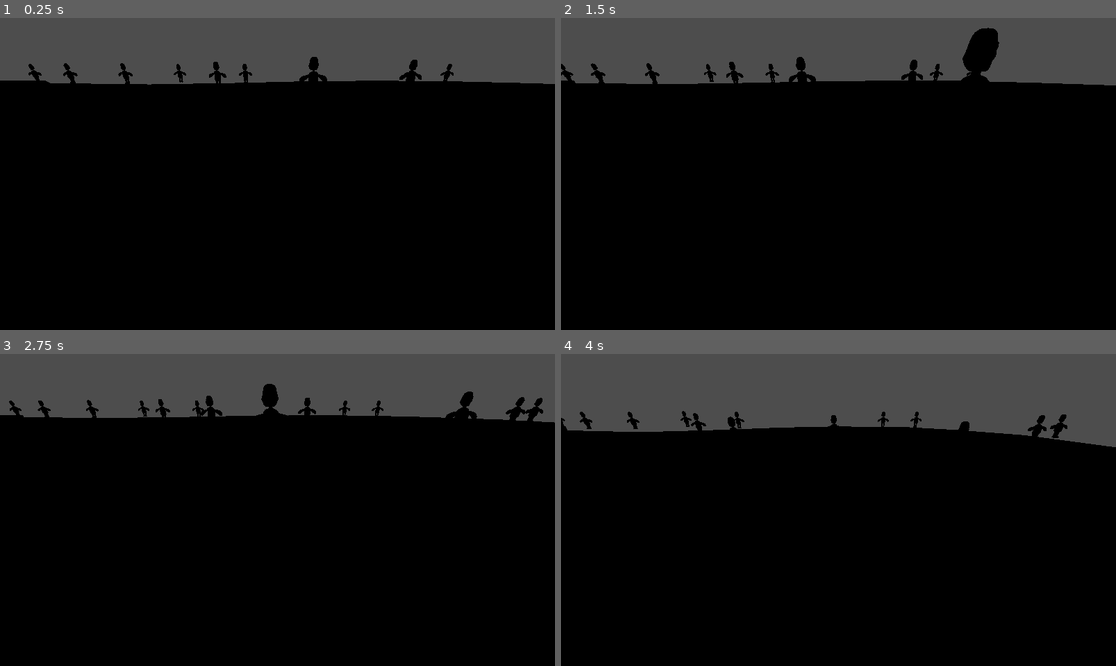
Above: before the commit, frames 1-4 (two rows, left to right).
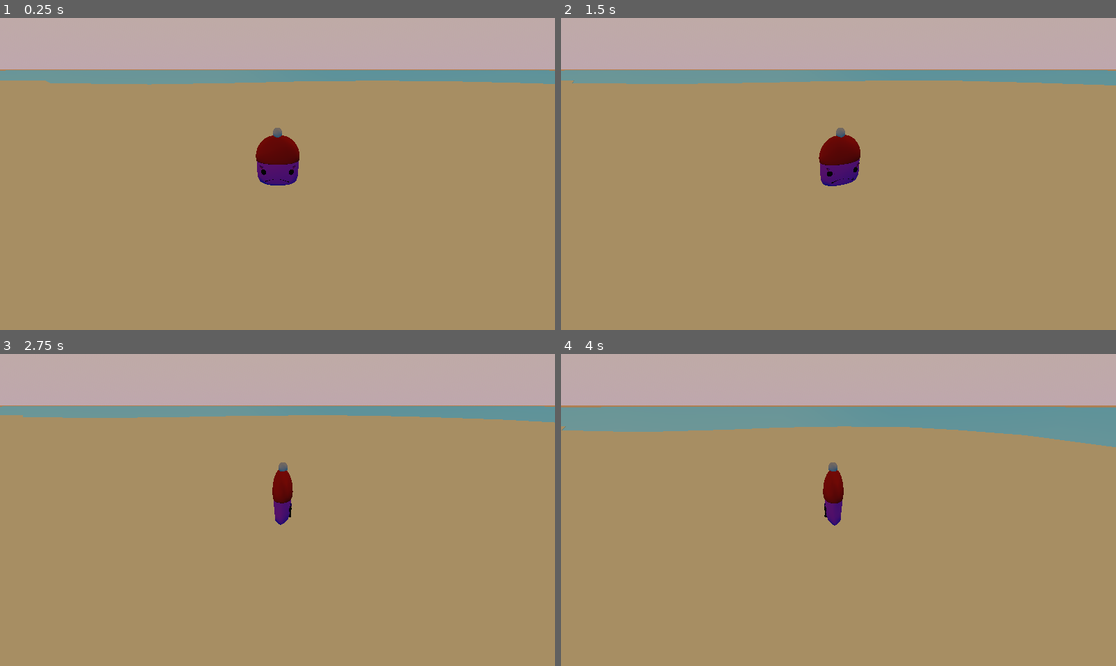
Above: after the commit, the same moments.

Repository: ChickenStorm/epic_game_jam_2023
Game: Godot game, scene res://world/Island.tscn
The game is run twice, just before and just after one commit, with the same random seed, the same clock (stepped at 60 frames per second) and the same inputs. This scene is started directly instead of the project's main scene.
Inputs (mouse positions are in pixels of both pictures, inside the frame that each line leads up to):
- Up to frame 1 (0.25 s): no input
- Up to frame 2 (1.5 s): tap Enter at 0.5 s; move the mouse to (960, 158) at 0.52 s; press the mouse at (960, 158) at 0.53 s; hold D (move_right) 0.53-1.28 s; tap Space (jump) at 0.77 s; move the mouse to (727, 189) at 1.27 s; release the mouse at (727, 189) at 1.28 s; hold S (move_back) from 1.28 s (still down); tap W (move_front) at 1.35 s
- Up to frame 3 (2.75 s): tap Space (jump) at 1.52 s; move the mouse to (333, 441) at 2.02 s; release S (move_back) at 2.03 s; press the mouse at (333, 441) at 2.03 s; hold D (move_right) from 2.03 s (still down)
- Up to frame 4 (4 s): move the mouse to (810, 572) at 2.77 s; release the mouse at (810, 572) at 2.78 s; tap W (move_front) at 2.85 s; tap Space (jump) at 3.02, 3.77 s; move the mouse to (1005, 556) at 3.52 s; release D (move_right) at 3.53 s; press the mouse at (1005, 556) at 3.53 s; hold A (move_left) from 3.53 s (still down)

The runs differ from the first frame. In frame 1, 100% of the frame differs, in the area x 0-100%, y 0-100%; in frame 2, 100%; in frame 3, 100%; in frame 4, 100%.

Commit message:
add tree and wall spawner

Diff:
--- a/world/Island.tscn
+++ b/world/Island.tscn
@@ -1,10 +1,40 @@
-[gd_scene load_steps=3 format=3 uid="uid://bmedllx6nsg3o"]
+[gd_scene load_steps=8 format=3 uid="uid://bmedllx6nsg3o"]
 
 [ext_resource type="Script" path="res://world/island.gd" id="1_6fru6"]
 [ext_resource type="Material" uid="uid://dwpxqxeiq8n0l" path="res://world/sand.tres" id="2_5etcd"]
+[ext_resource type="Material" uid="uid://4kept4umdktw" path="res://world/water.tres" id="3_disyu"]
+
+[sub_resource type="PlaneMesh" id="PlaneMesh_06gcw"]
+
+[sub_resource type="ProceduralSkyMaterial" id="ProceduralSkyMaterial_kysjk"]
+sky_top_color = Color(1, 0.913725, 0.823529, 1)
+sky_horizon_color = Color(0.996078, 0.870588, 0.905882, 1)
+sky_curve = 0.184672
+ground_bottom_color = Color(0, 0.67451, 0.992157, 1)
+ground_horizon_color = Color(0.988235, 0.662745, 0.384314, 1)
+ground_curve = 0.0136604
+sun_angle_max = 45.48
+sun_curve = 0.643064
+
+[sub_resource type="Sky" id="Sky_fnpcg"]
+sky_material = SubResource("ProceduralSkyMaterial_kysjk")
+
+[sub_resource type="Environment" id="Environment_1eguw"]
+background_mode = 2
+background_energy_multiplier = 0.75
+sky = SubResource("Sky_fnpcg")
+ssr_fade_in = 0.212132
+glow_intensity = 1.32
+volumetric_fog_density = 0.0
 
 [node name="Island" type="Node3D"]
 script = ExtResource("1_6fru6")
+
+[node name="MeshInstance3D" type="MeshInstance3D" parent="."]
+transform = Transform3D(1000, 0, 0, 0, 100, 0, 0, 0, 1000, 0, 0.9, 0)
+mesh = SubResource("PlaneMesh_06gcw")
+skeleton = NodePath("")
+surface_material_override/0 = ExtResource("3_disyu")
 
 [node name="CSGCombiner3D" type="CSGCombiner3D" parent="."]
 visible = false
@@ -39,3 +69,6 @@
 transform = Transform3D(1, 0, 0, 0, -4.37114e-08, -1, 0, 1, -4.37114e-08, -4.29739, 0, -3.12092)
 depth = 10.0
 polygon = PackedVector2Array(2.66069, 1.44209, 15.5815, 3.77719, 34.885, 2.99882, 50.9193, 0.8194, 60.8823, -9.45501, 6 …(525 unchanged characters)…
+
+[node name="WorldEnvironment" type="WorldEnvironment" parent="."]
+environment = SubResource("Environment_1eguw")
--- /dev/null
+++ b/world/decoration/tree.tscn
@@ -0,0 +1,52 @@
+[gd_scene load_steps=6 format=3 uid="uid://db01osxnerbx4"]
+
+[sub_resource type="StandardMaterial3D" id="StandardMaterial3D_jg7jh"]
+albedo_color = Color(0.392157, 0.176471, 0, 1)
+
+[sub_resource type="CylinderMesh" id="CylinderMesh_m0jop"]
+material = SubResource("StandardMaterial3D_jg7jh")
+height = 4.0
+
+[sub_resource type="StandardMaterial3D" id="StandardMaterial3D_duppr"]
+albedo_color = Color(0.133333, 0.317647, 0.172549, 1)
+
+[sub_resource type="CapsuleMesh" id="CapsuleMesh_7uguy"]
+material = SubResource("StandardMaterial3D_duppr")
+
+[sub_resource type="CylinderShape3D" id="CylinderShape3D_k11mh"]
+height = 3.869
+
+[node name="MeshInstance3D" type="MeshInstance3D"]
+transform = Transform3D(1.6, 0, 0, 0, 1.6, 0, 0, 0, 1.6, 0, 2.1, 0)
+mesh = SubResource("CylinderMesh_m0jop")
+
+[node name="MeshInstance3D2" type="MeshInstance3D" parent="."]
+transform = Transform3D(0.25, -0.866025, 0, 0.433013, 0.5, 0, 0, 0, 1, 1, 1.6, 0)
+mesh = SubResource("CapsuleMesh_7uguy")
+skeleton = NodePath("../..")
+
+[node name="MeshInstance3D3" type="MeshInstance3D" parent="."]
+transform = Transform3D(0.125, -0.433013, -0.866025, 0.452122, 0.424204, 0.0489304, 0.173092, -0.795331, 0.4976, 0.4, 1.6, 0.941932)
+mesh = SubResource("CapsuleMesh_7uguy")
+skeleton = NodePath("../..")
+
+[node name="MeshInstance3D4" type="MeshInstance3D" parent="."]
+transform = Transform3D(-0.132504, 0.587687, -0.764457, 0.442455, 0.463147, 0.0492878, 0.191511, -0.663414, -0.642788, -0.8, 1.6, 0.7)
+mesh = SubResource("CapsuleMesh_7uguy")
+skeleton = NodePath("../..")
+
+[node name="MeshInstance3D5" type="MeshInstance3D" parent="."]
+transform = Transform3D(-0.313005, 0.736984, 0.254887, 0.384502, 0.637664, 0.0449434, -0.0647047, 0.224144, -0.965926, -0.9, 1.6, -0.3)
+mesh = SubResource("CapsuleMesh_7uguy")
+skeleton = NodePath("../..")
+
+[node name="MeshInstance3D6" type="MeshInstance3D" parent="."]
+transform = Transform3D(-0.0185116, -0.0257609, 0.998982, 0.470447, 0.335892, 0.043532, -0.168336, 0.941548, 0.0118026, -0.1, 1.74355, -0.7)
+mesh = SubResource("CapsuleMesh_7uguy")
+skeleton = NodePath("../..")
+
+[node name="StaticBody3D" type="StaticBody3D" parent="."]
+
+[node name="CollisionShape3D" type="CollisionShape3D" parent="StaticBody3D"]
+transform = Transform3D(1, 0, 0, 0, 1, 0, 0, 0, 1, 0, -0.0625002, 0)
+shape = SubResource("CylinderShape3D_k11mh")
--- a/world/island.gd
+++ b/world/island.gd
@@ -7,7 +7,12 @@
 @onready var mesh: CSGPolygon3D = $CSGPolygon3D
 @onready var rect: Rect2 = bounds()
 
-const SPAWNER = [preload("res://world/logic/zombie_spawner.tscn")]
+const SPAWNER = [
+		preload("res://world/logic/zombie_spawner.tscn"),
+		preload("res://world/logic/zombie_spawner.tscn"),
+		preload("res://world/logic/TreeSpawner.tscn"),
+		preload("res://world/logic/wall_spawner.tscn"),
+	]
 const PLAYER_SPAWNER = preload("res://world/logic/PlayerSpwaner.tscn")
 
 var rng = RandomNumberGenerator.new()
@@ -19,7 +24,6 @@
 	$Area3D/CollisionPolygon3D.polygon = collision_shape.polygon
 	$CSGCombiner3D/CSGPolygon3D.polygon = collision_shape.polygon
 	procedural_generation()
-
 
 
 # Called every frame. 'delta' is the elapsed time since the previous frame.
@@ -98,7 +102,6 @@
 		current_difficulty += node.difficulity
 		current_spawner.append(node)
 
-
 	await get_tree().process_frame
 
 	if not $Area3D.overlaps_area(current_spawner[0]):
@@ -108,7 +111,6 @@
 		if $Player:
 			$Player.position.x = 0
 			$Player.position.z = -10
-
 #	await get_tree().process_frame
 	$Area3D.monitoring = false
 	$Area3D.monitorable = false
--- /dev/null
+++ b/world/logic/TreeSpawner.tscn
@@ -0,0 +1,11 @@
+[gd_scene load_steps=3 format=3 uid="uid://mdt0dgpw2qw5"]
+
+[ext_resource type="Script" path="res://world/logic/tree_spawner.gd" id="1_37umt"]
+
+[sub_resource type="SphereShape3D" id="SphereShape3D_133es"]
+
+[node name="TreeSpawner" type="Area3D"]
+script = ExtResource("1_37umt")
+
+[node name="CollisionShape3D" type="CollisionShape3D" parent="."]
+shape = SubResource("SphereShape3D_133es")
--- /dev/null
+++ b/world/logic/tree_spawner.gd
@@ -0,0 +1,44 @@
+extends Spawner
+
+const TREE = preload("res://world/decoration/tree.tscn")
+
+var rng = RandomNumberGenerator.new()
+var number_of_tree = 4
+
+# Called when the node enters the scene tree for the first time.
+func _ready():
+	await get_tree().process_frame
+	if not overlaps_area($"../Area3D"):
+		queue_free()
+		return
+	var array_z = []
+	for i in range(0, number_of_tree):
+		var ok_pos = false
+		var x
+		var y
+		while not ok_pos:
+			x = rng.randf_range(-range, range)
+			y = rng.randf_range(-range, range)
+			ok_pos = true
+			for z in array_z:
+				if z.distance_to(Vector3(x, 4, y)) <= 1:
+					ok_pos = false
+					break
+		array_z.append(Vector3(x, 4, y))
+	for v in array_z:
+		var node = TREE.instantiate()
+		node.position = position + v
+		node.rotate_y(rng.randf_range(0.0, 2.0 * PI))
+		get_parent().add_child(node)
+#		check_zombie(node)
+	queue_free()
+
+
+# Called every frame. 'delta' is the elapsed time since the previous frame.
+func _process(delta):
+	pass
+
+
+func _generate(level):
+	number_of_tree = rng.randi_range(4, 8)
+	range = 4 + number_of_tree / 2
--- /dev/null
+++ b/world/logic/wall_spawner.gd
@@ -0,0 +1,17 @@
+extends Spawner
+
+var rng = RandomNumberGenerator.new()
+
+# Called when the node enters the scene tree for the first time.
+func _ready():
+	await get_tree().process_frame
+	if not overlaps_area($"../Area3D"):
+		queue_free()
+		return
+
+	rotate_y(rng.randf_range(0.0, 2.0 * PI))
+
+
+# Called every frame. 'delta' is the elapsed time since the previous frame.
+func _process(delta):
+	pass
--- /dev/null
+++ b/world/logic/wall_spawner.tscn
@@ -0,0 +1,16 @@
+[gd_scene load_steps=3 format=3 uid="uid://bkwrlenxv41jk"]
+
+[ext_resource type="Script" path="res://world/logic/wall_spawner.gd" id="1_1t6kv"]
+
+[sub_resource type="SphereShape3D" id="SphereShape3D_1obwr"]
+
+[node name="wall_spawner" type="Area3D"]
+script = ExtResource("1_1t6kv")
+
+[node name="CollisionShape3D" type="CollisionShape3D" parent="."]
+shape = SubResource("SphereShape3D_1obwr")
+
+[node name="CSGBox3D" type="CSGBox3D" parent="."]
+transform = Transform3D(1, 0, 0, 0, 1, 0, 0, 0, 1, 0, 1, 0)
+use_collision = true
+size = Vector3(10, 6, 1)
--- a/world/logic/zombie_spawner.gd
+++ b/world/logic/zombie_spawner.gd
@@ -12,8 +12,8 @@
 	await get_tree().process_frame
 	if not overlaps_area($"../Area3D"):
 		print("q")
-#		queue_free()
-#		return
+		queue_free()
+		return
 	var array_z = []
 	for i in range(0, zombie_nuber):
 		var ok_pos = false
--- /dev/null
+++ b/world/water.tres
@@ -0,0 +1,9 @@
+[gd_resource type="StandardMaterial3D" format=3 uid="uid://4kept4umdktw"]
+
+[resource]
+transparency = 1
+albedo_color = Color(0.431373, 0.898039, 0.952941, 1)
+metallic = 0.29
+roughness = 0.31
+clearcoat = 0.07
+clearcoat_roughness = 0.13
--- a/world/world.tscn
+++ b/world/world.tscn
@@ -2,6 +2,7 @@
 
 [ext_resource type="PackedScene" uid="uid://csy6wx5pw6qd4" path="res://world/player/player.tscn" id="1_ht0fj"]
 [ext_resource type="PackedScene" uid="uid://k8oe0xrpkp2k" path="res://world/collision/box.tscn" id="2_12ijr"]
+[ext_resource type="Material" uid="uid://4kept4umdktw" path="res://world/water.tres" id="3_jdvv1"]
 [ext_resource type="PackedScene" uid="uid://ca48tywi7byo8" path="res://zombie/zombie.tscn" id="3_lex8h"]
 [ext_resource type="PackedScene" uid="uid://c6qlso3ds0ort" path="res://world/decoration/ZombieHead.tscn" id="4_clr5j"]
 
@@ -11,14 +12,6 @@
 
 [sub_resource type="StandardMaterial3D" id="StandardMaterial3D_6iuwk"]
 albedo_color = Color(0.992157, 0.92549, 0.709804, 1)
-
-[sub_resource type="StandardMaterial3D" id="StandardMaterial3D_tdljp"]
-transparency = 1
-albedo_color = Color(0.431373, 0.898039, 0.952941, 1)
-metallic = 0.29
-roughness = 0.31
-clearcoat = 0.07
-clearcoat_roughness = 0.13
 
 [sub_resource type="ProceduralSkyMaterial" id="ProceduralSkyMaterial_wva2j"]
 sky_top_color = Color(1, 0.913725, 0.823529, 1)
@@ -75,7 +68,7 @@
 [node name="MeshInstance3D" type="MeshInstance3D" parent="floor2"]
 transform = Transform3D(10, 0, 0, 0, 1, 0, 0, 0, 10, 0, -0.06, 0)
 mesh = SubResource("PlaneMesh_37a2s")
-surface_material_override/0 = SubResource("StandardMaterial3D_tdljp")
+surface_material_override/0 = ExtResource("3_jdvv1")
 
 [node name="WorldEnvironment" type="WorldEnvironment" parent="."]
 environment = SubResource("Environment_8cv6p")
@@ -87,7 +80,6 @@
 
 [node name="zombie" parent="." instance=ExtResource("3_lex8h")]
 transform = Transform3D(1, 0, 0, 0, 1, 0, 0, 0, 1, 0, -0.336849, -4.56951)
-maxHealth = 100.0
 
 [node name="ZHead" parent="." instance=ExtResource("4_clr5j")]
 transform = Transform3D(1, 0, 0, 0, 1, 0, 0, 0, 1, 7, -0.938987, -3)
Not shown: 1 places in world/world.tscn that only renumber resources
